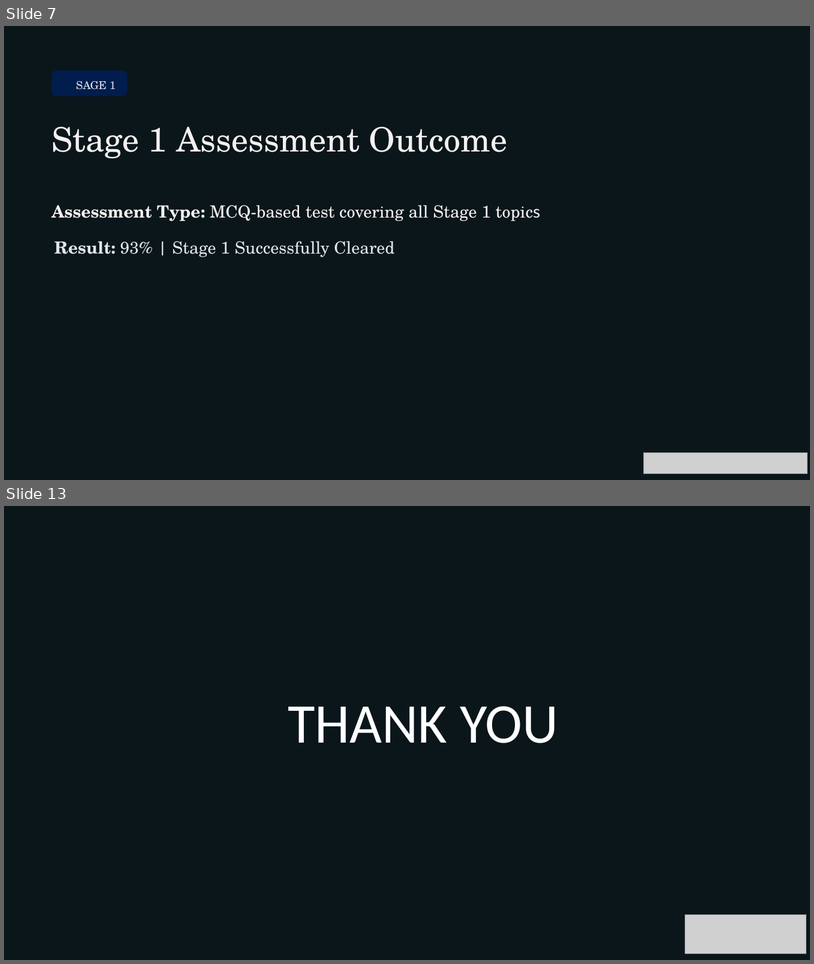
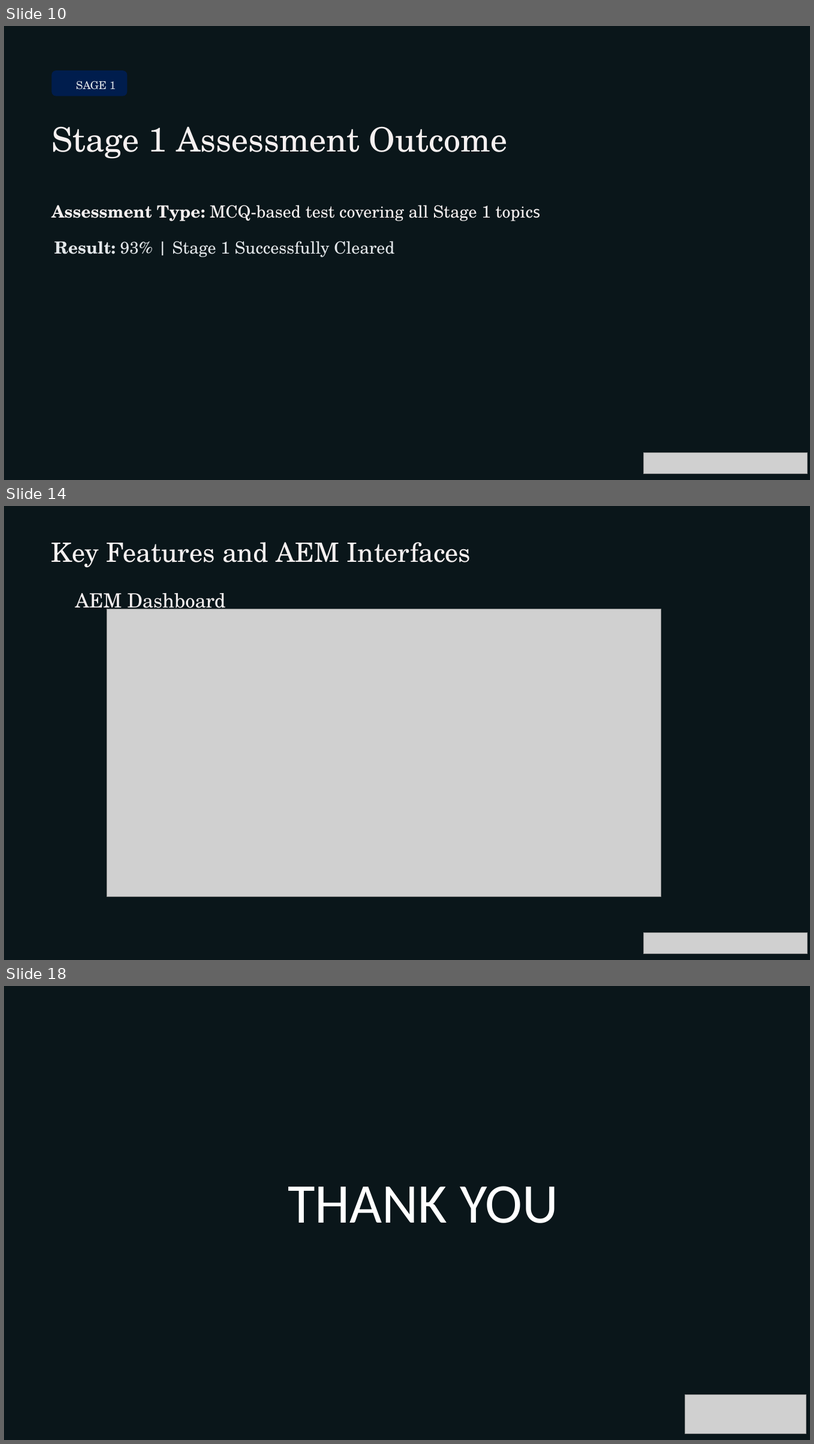
Before and after one commit to KUNALCHOURE/presentation, a slide deck: Second_Progress_Seminar_Updated (1) (1).pptx. Shown one above the other, each under a label of ours: slides 7 and 13 before the commit, slides 10, 14 and 18 after it; the slides between them are not shown. The pictures are 814x964 and 814x1444 pixels, drawn with LibreOffice and Linux fonts; fonts in the diff are those of the drawing; grey boxes stand for pictures; background and template pictures are left out; a plain dark background stands for a picture behind light text. Boxes give left, top, right and bottom in pixels: in the first picture for what was removed or moved away, otherwise in the second. Text is boxed around its words. In the diff, an @@ line names an element or a change of style, - is before the commit and + after.

```diff
--- a/Second_Progress_Seminar_Updated (1) (1).pptx
+++ b/Second_Progress_Seminar_Updated (1) (1).pptx
@@ slide 14 added at box(4, 506, 810, 960), background picture (left out); not listed: 1 template element that a slide beside it also shows @@
@@ text added at box(51, 542, 471, 567), 38 pt, text #F5F0F0 @@
+Key Features and AEM Interfaces
@@ text added at box(75, 593, 226, 614), 28 pt, text #F5F0F0 @@
+AEM Dashboard
@@ picture added at box(107, 609, 662, 896) @@
@@ picture added at box(644, 932, 807, 954) @@
@@ what was slide 7 is now slide 10 @@
@@ what was slide 13 is now slide 18 @@
```
Also in this commit, not shown: 8 slides changed, 4 other slides added.
